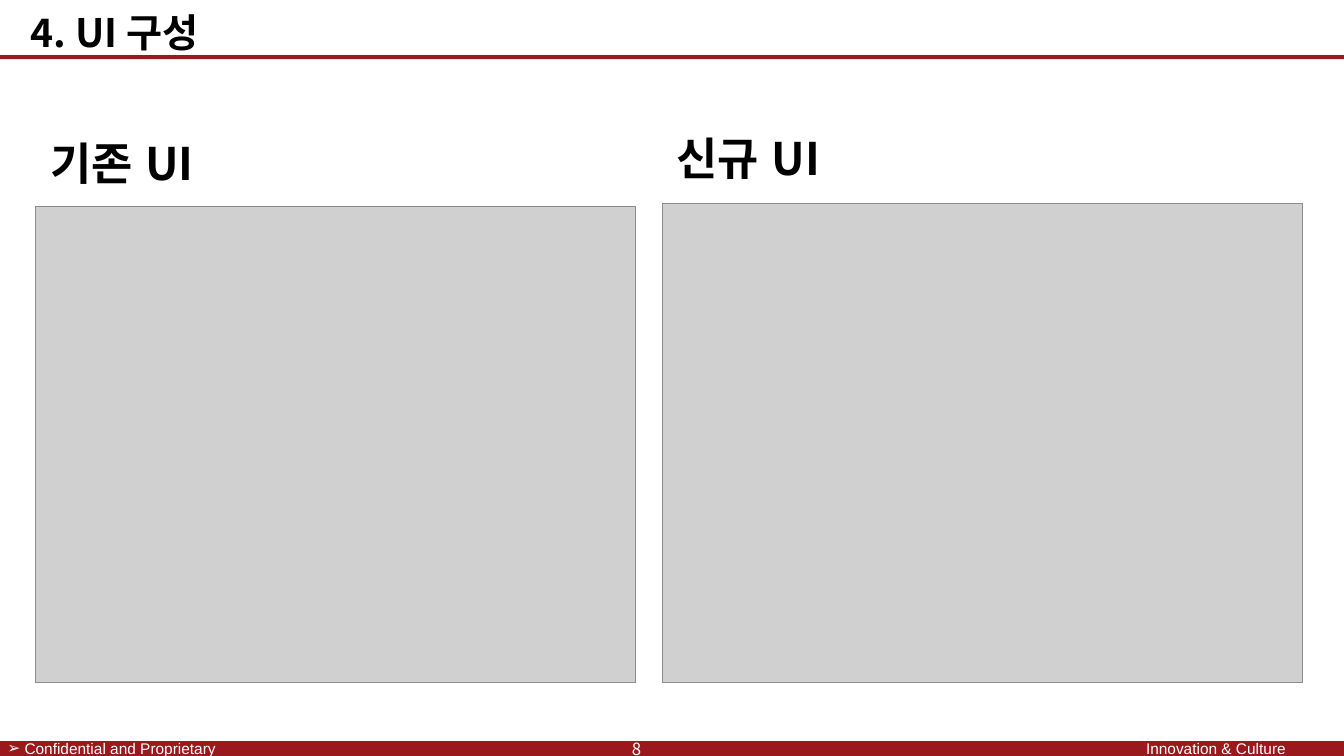
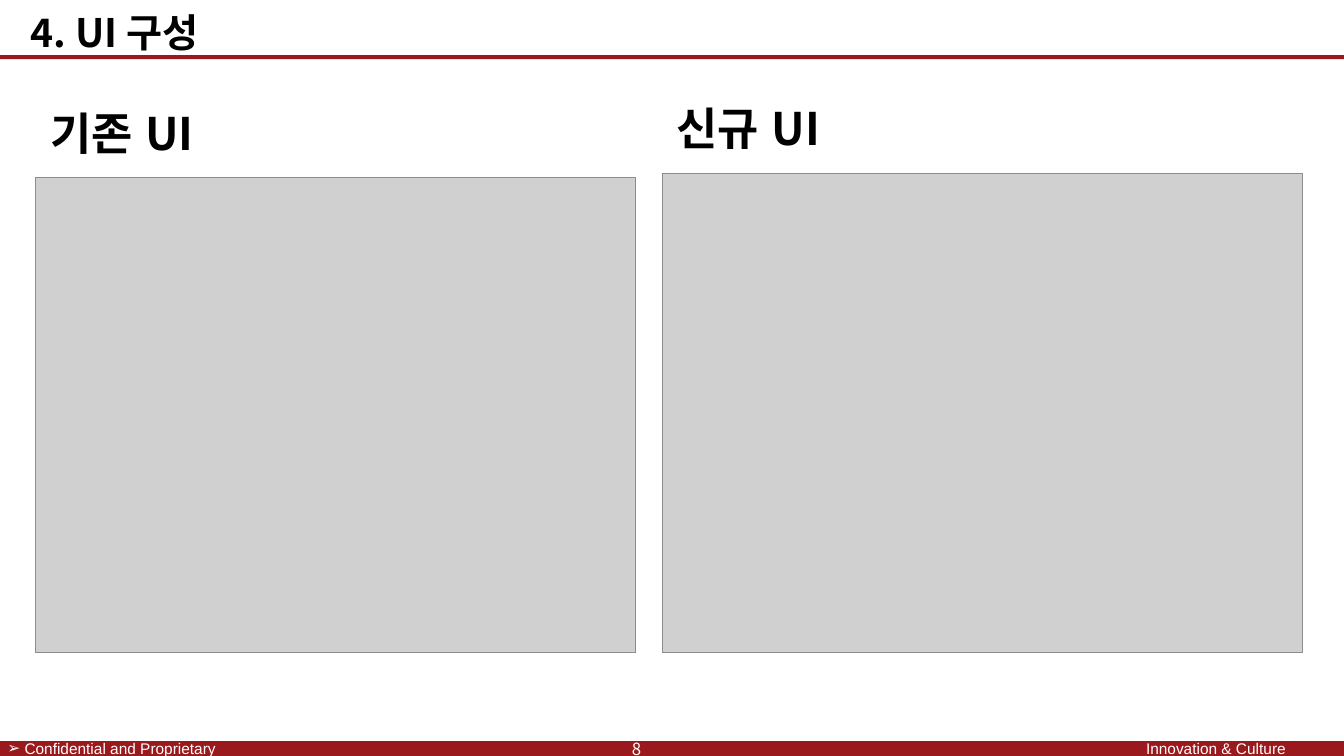
Before and after one commit to SaintSeong/JusungProject, a slide deck: slide 14 of A조 발표/A조 발표 최종.pptx. Drawn at 1344x756 pixels with LibreOffice and Linux fonts; fonts in the diff are those of the drawing; grey boxes stand for pictures; background and template pictures are left out. Boxes give left, top, right and bottom in pixels: in the first picture for what was removed or moved away, otherwise in the second. Text is boxed around its words. In the diff, an @@ line names an element or a change of style, - is before the commit and + after.

```diff
--- a/A조 발표/A조 발표 최종.pptx
+++ b/A조 발표/A조 발표 최종.pptx
@@ 2 pictures, 2 texts: place and size @@
-2 pictures, 2 texts at [35, 137, 1304, 684]
+2 pictures, 2 texts at [35, 107, 1304, 653]
```
Also in this commit, not shown: 7 other slides changed, 5 slides added, 1 other file.
